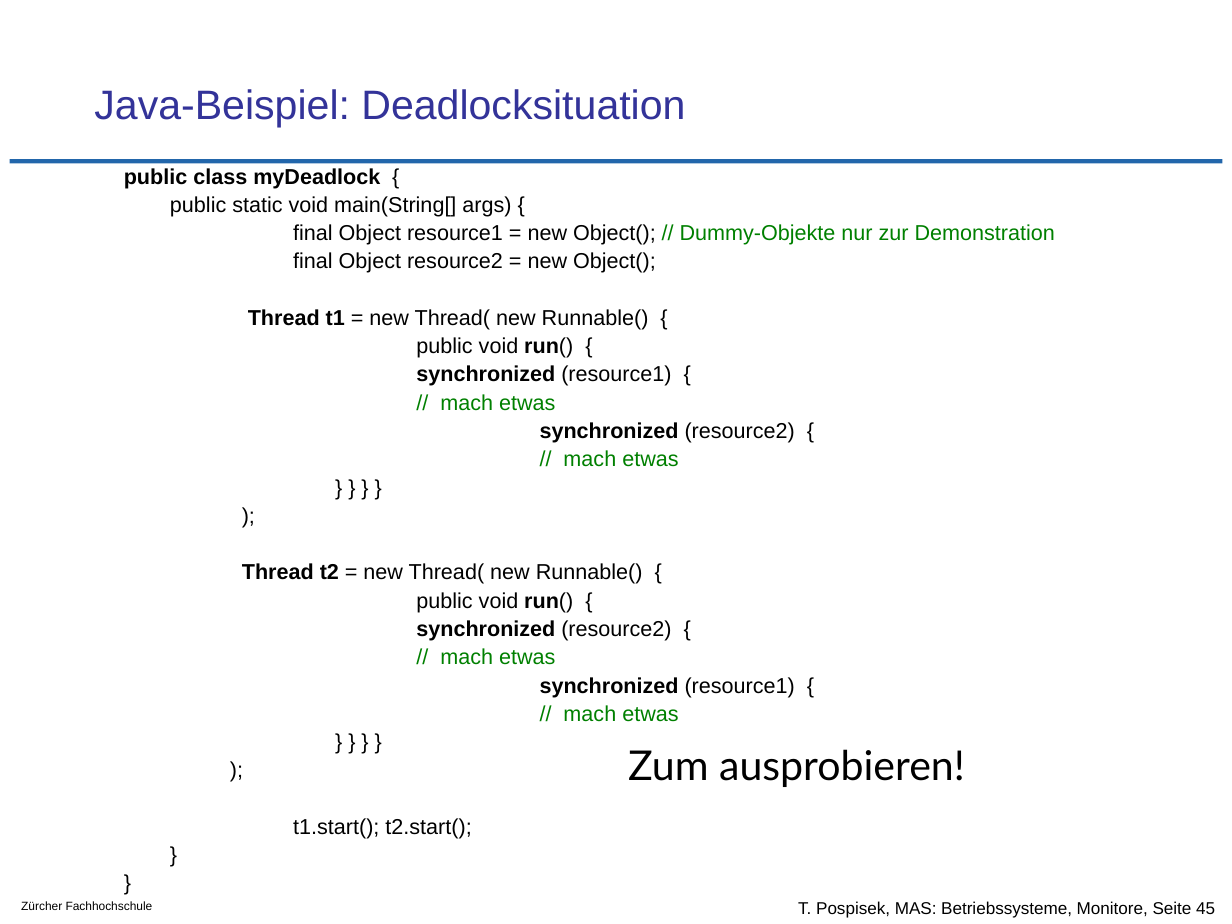
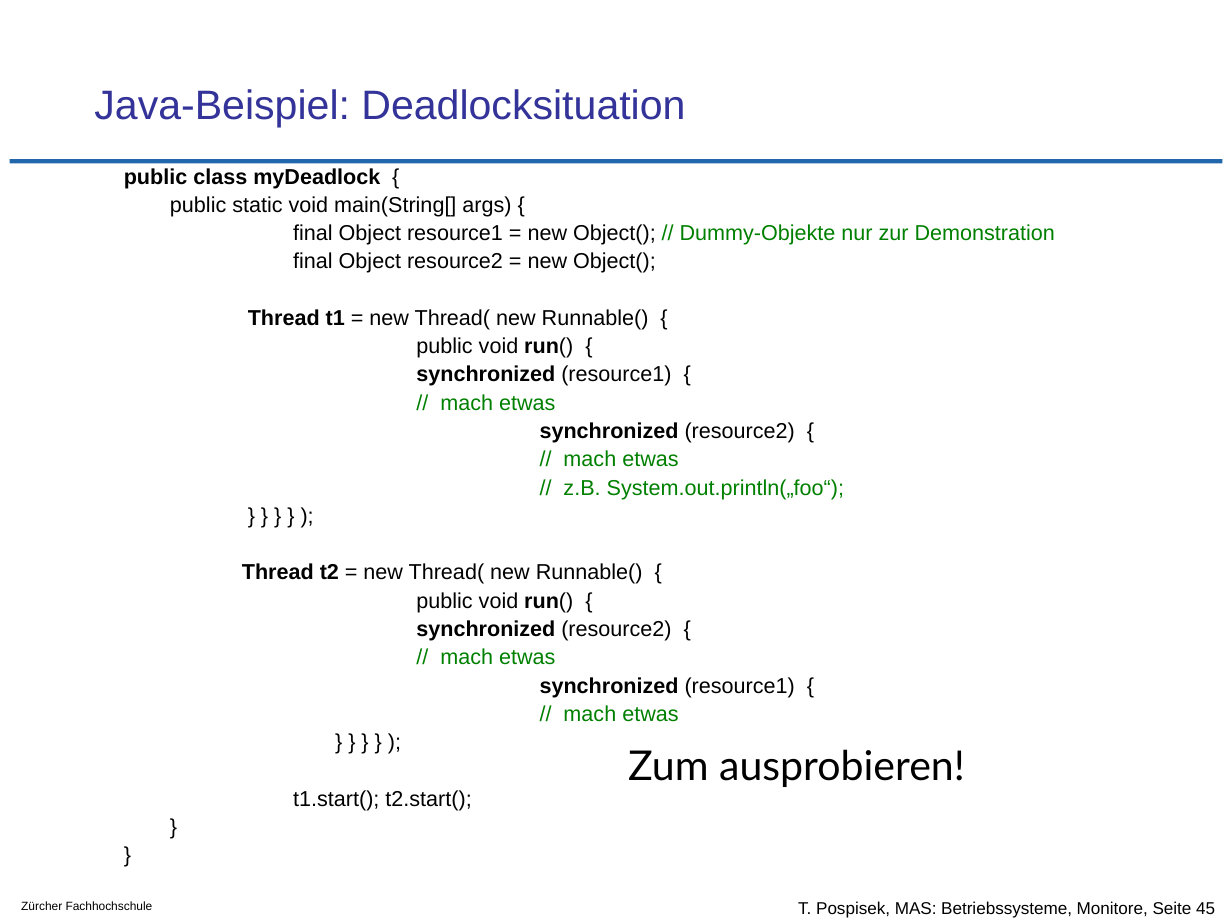
Before and after one commit to tpo/betriebssysteme, a slide deck: slide 45 of 08_Koordination_und_Synchronisation_Monitore.odp. Drawn at 1232x924 pixels with LibreOffice and Linux fonts; fonts in the diff are those of the drawing; background and template pictures are left out. Boxes give left, top, right and bottom in pixels: in the first picture for what was removed or moved away, otherwise in the second. Text is boxed around its words. In the diff, an @@ line names an element or a change of style, - is before the commit and + after.

Commit message:
kleine Verbesserung
S.45 - Beispiel für "mach etwas" hinzugefügt

```diff
--- a/08_Koordination_und_Synchronisation_Monitore.odp
+++ b/08_Koordination_und_Synchronisation_Monitore.odp
@@ text at (x1=124, y1=168, x2=1055, y2=811): text changed @@
-} } } }
-);
+} } } } );
@@ text at (x1=563, y1=479, x2=844, y2=500): text changed; text colour #000000 to #008000 @@
-} } } }
-);
+// z.B. System.out.println(„foo“);
+} } } } );
```
Also in this commit, not shown: 1 other file.
